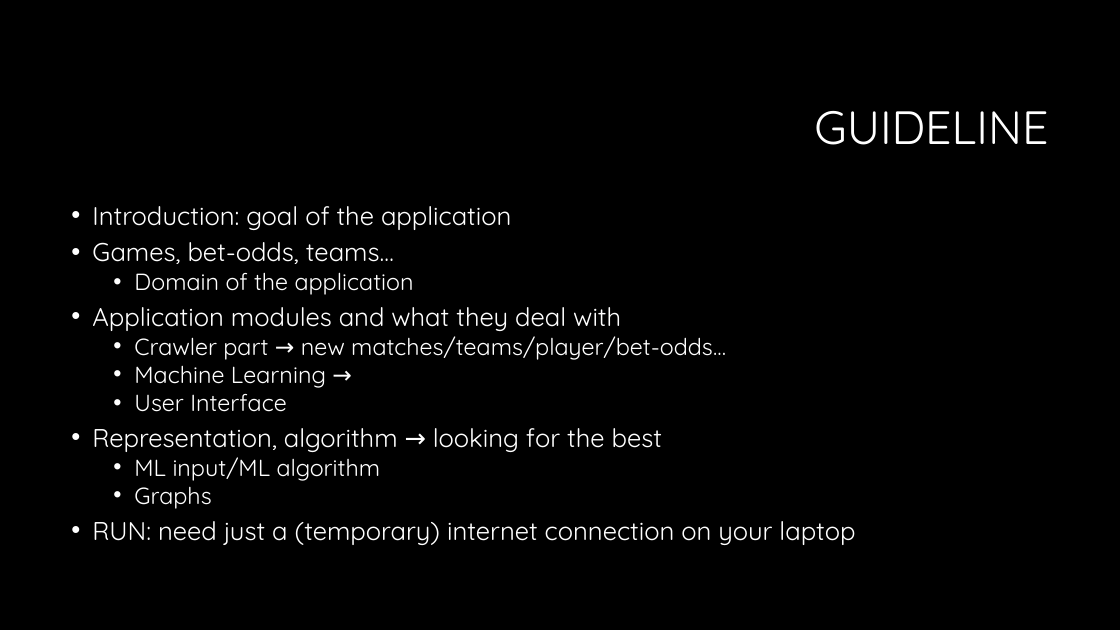
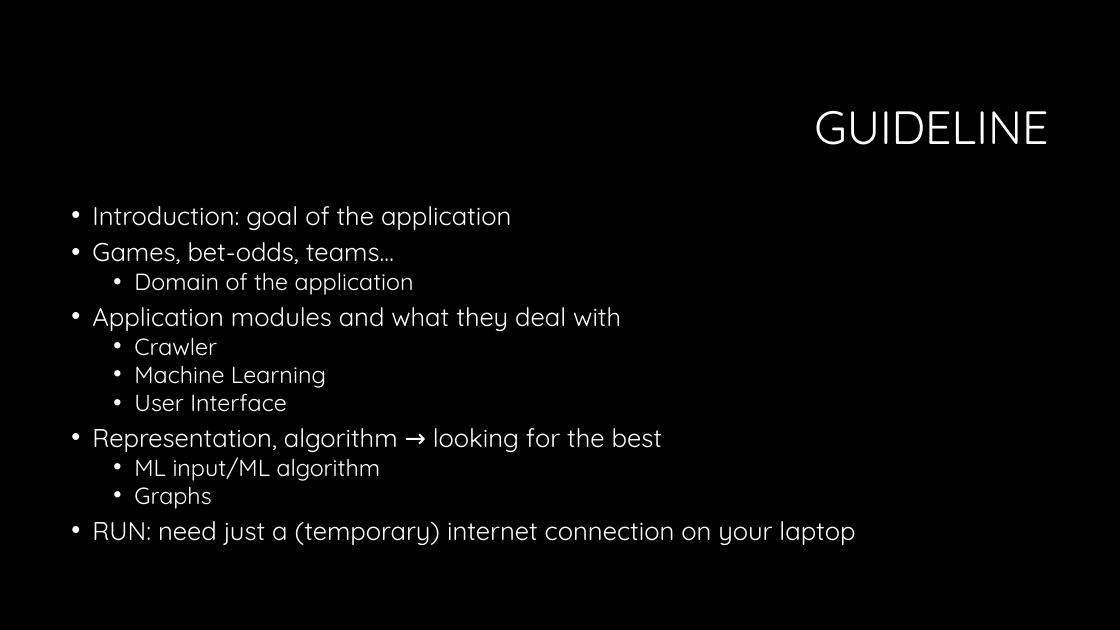
Before and after one commit to P1Analytics/DataMining-Football-Match-Prediction, a slide deck: slide 2 of other/spa_presentation.pptx. Drawn at 1120x630 pixels with LibreOffice and Linux fonts; fonts in the diff are those of the drawing; background and template pictures are left out. Boxes give left, top, right and bottom in pixels: in the first picture for what was removed or moved away, otherwise in the second. Text is boxed around its words. In the diff, an @@ line names an element or a change of style, - is before the commit and + after.

```diff
--- a/other/spa_presentation.pptx
+++ b/other/spa_presentation.pptx
@@ text at [134,337,326,388]: text changed @@
-  • Crawler part → new matches/teams/player/bet-odds…
-  • Machine Learning →
+  • Crawler
+  • Machine Learning
```
Also in this commit, not shown: 3 other slides changed, 1 slide removed, 1 other file.
